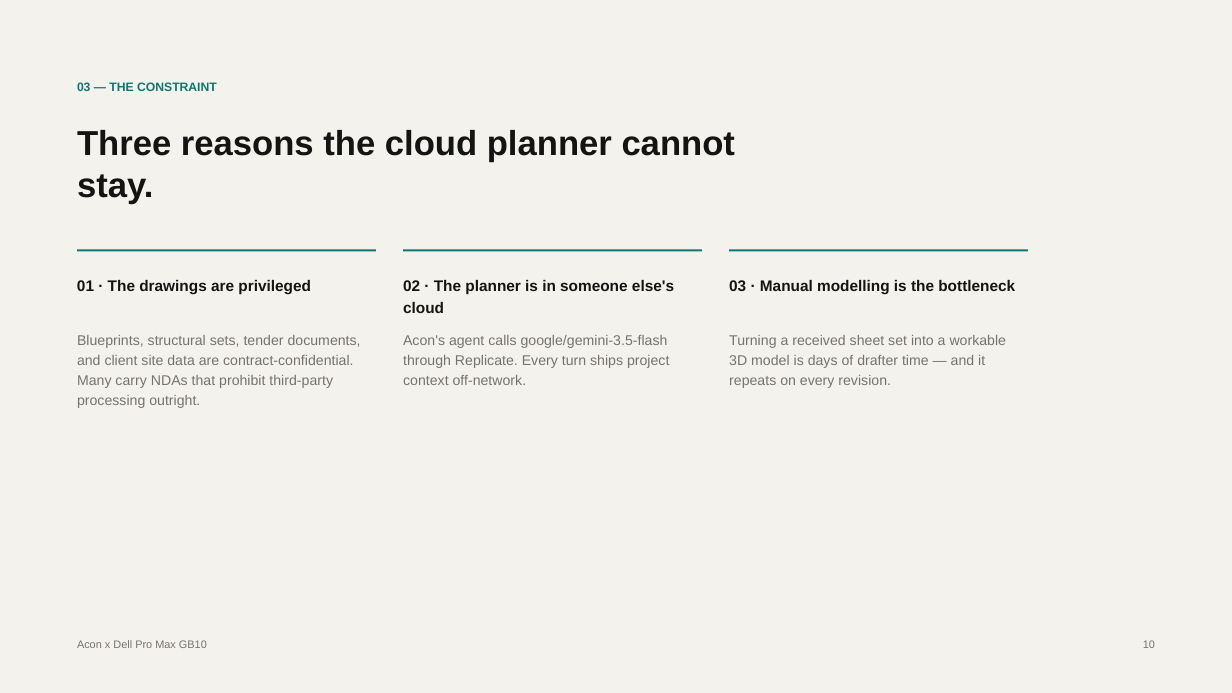
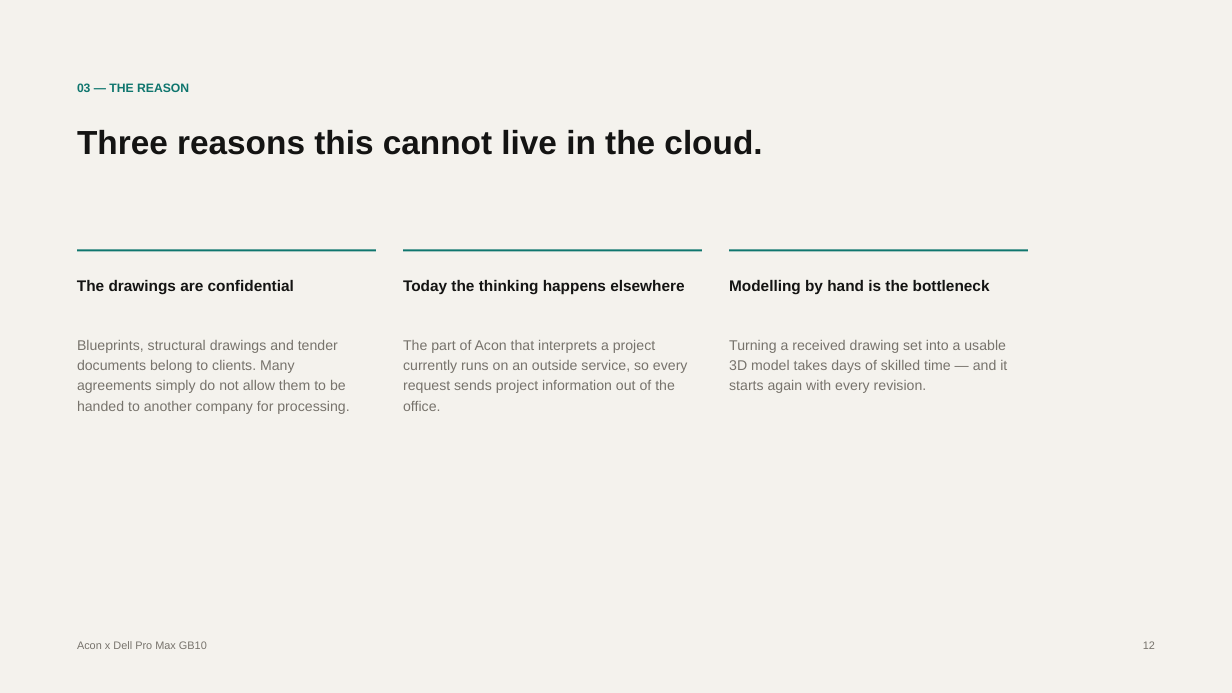
Before and after one commit to anishganapathi/A-con, a slide deck: slide 12 of docs/deck/acon-gb10-local-qwen-vl.pptx (slide 10 before the commit). Drawn at 1232x693 pixels with LibreOffice and Linux fonts; fonts in the diff are those of the drawing. Boxes give left, top, right and bottom in pixels: in the first picture for what was removed or moved away, otherwise in the second. Text is boxed around its words. In the diff, an @@ line names an element or a change of style, - is before the commit and + after.

```diff
--- a/docs/deck/acon-gb10-local-qwen-vl.pptx
+++ b/docs/deck/acon-gb10-local-qwen-vl.pptx
@@ text at [77, 83, 189, 92]: text changed @@
-03 — THE CONSTRAINT
+03 — THE REASON
@@ text at [77, 130, 762, 155]: text changed; size 27 to 26 pt @@
-Three reasons the cloud planner cannot stay.
+Three reasons this cannot live in the cloud.
@@ text at [77, 280, 294, 295]: text changed @@
-01 · The drawings are privileged
+The drawings are confidential
@@ text at [403, 280, 684, 295]: text changed @@
-02 · The planner is in someone else's cloud
+Today the thinking happens elsewhere
@@ text at [729, 280, 990, 295]: text changed @@
-03 · Manual modelling is the bottleneck
+Modelling by hand is the bottleneck
@@ text at [77, 340, 349, 414]: text changed @@
-Blueprints, structural sets, tender documents, and client site data are contract-confidential. Many carry NDAs that prohibit third-party processing outright.
+Blueprints, structural drawings and tender documents belong to clients. Many agreements simply do not allow them to be handed to another company for processing.
@@ text at [403, 340, 688, 411]: text changed @@
-Acon's agent calls google/gemini-3.5-flash through Replicate. Every turn ships project context off-network.
+The part of Acon that interprets a project currently runs on an outside service, so every request sends project information out of the office.
@@ text at [729, 340, 1007, 393]: text changed @@
-Turning a received sheet set into a workable 3D model is days of drafter time — and it repeats on every revision.
+Turning a received drawing set into a usable 3D model takes days of skilled time — and it starts again with every revision.
```
Also in this commit, not shown: 16 other slides changed, 10 slides added, 8 slides removed, 20 other files.
